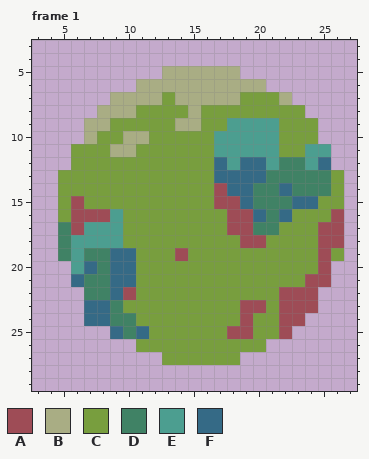
Two versions of one pixel-art file, art/Player/Sprite-0005.aseprite. The picture above is the old version.
32x32 pixels, 3 frames. Colours within 5 levels of each other are drawn and written as one. Shown: frame 1: x 3..27, y 3..29.
Palette (. is transparent): A #9e4c56  B #a9ad84  C #789e3e  D #408265  E #4c9e90  F #356a86
Pixels before, frame 1, first column x 5:
 5 ........BBBBBB........
 6 ......BBBBBBBBBB......
 7 ....BBBBCBBBBBCCCB....
 8 ...BBBCCCCBCCCCCCCC...
 9 ..BBCCCCCBBCCEEEECCC..
10 ..BCCBBCCCCCEEEEECCC..
11 .CCCBBCCCCCCEEEEECCEE.
12 .CCCCCCCCCCCFEFFEDDEF.
13 CCCCCCCCCCCCFFFFDDDDDC
14 CCCCCCCCCCCCAFFDDFDDDC
15 CACCCCCCCCCCAAFDDDFFCC
16 CAAAECCCCCCCCAAFDFCCCA
17 DAEEECCCCCCCCAADDCCCAA
18 DEEEECCCCCCCCCAACCCCAA
19 DEDDFFCCCACCCCCCCCCCAC
20 .EFDFFCCCCCCCCCCCCCCA.
21 .FDDFFCCCCCCCCCCCCCAA.
22 ..DDFACCCCCCCCCCCAAA..
23 ..FFDCCCCCCCCCAACAAA..
24 ..FFDDCCCCCCCCACCAA...
25 ....FDFCCCCCCAACCA....
26 ......CCCCCCCCCC......
27 ........CCCCCC........
And afterwards:
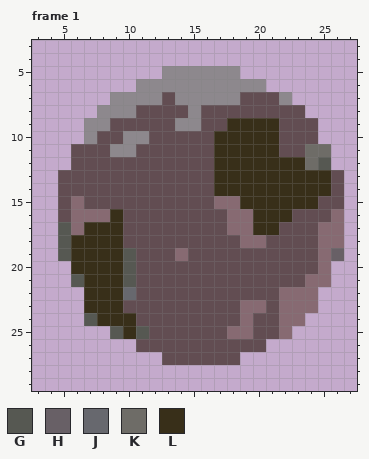
Colours new in this view: G #565852  H #686066  J #67686e  K #6e6c67  L #382f19
What changed:
colour A: #9e4c56 -> #876a72
colour B: #a9ad84 -> #8d888d
colour C: #789e3e -> #624d52
Frame 1, layer "Planet":
y 9: x 18..21 EEEE -> LLLL
y 10: x 17..21 EEEEE -> LLLLL
y 11: x 17..21 EEEEE -> LLLLL; x 24..25 EE -> KK
y 12: x 17..25 FEFFEDDEF -> LLLLLLLKG
y 13: x 17..25 FFFFDDDDD -> LLLLLLLLL
y 14: x 17..25 AFFDDFDDD -> LLLLLLLLL
y 15: x 19..24 FDDDFF -> LLLLLL
y 16: x 9 E -> L; x 20..22 FDF -> LLL
y 17: x 5 D -> G; x 7..9 EEE -> LLL; x 20..21 DD -> LL
y 18: x 5..9 DEEEE -> GLLLL
y 19: x 5..10 DEDDFF -> GLLLLG; x 26 C -> H
y 20: x 6..10 EFDFF -> LLLLG
y 21: x 6..10 FDDFF -> GLLLG
y 22: x 7..10 DDFA -> LLLJ
y 23: x 7..9 FFD -> LLL
y 24: x 7..10 FFDD -> GLLL
y 25: x 9..11 FDF -> GLG
Where, in picture pixels (left, top, right, bottom), the same in both pictures:
changed: (58, 66, 344, 365)
